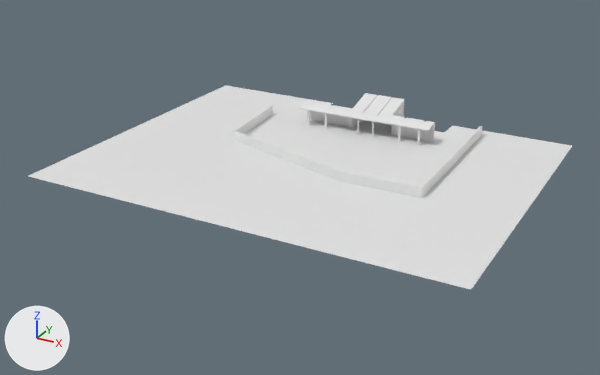
One commit to the FBX model Assets/Paperticket/Models/WE01_Kinship/WE01_Kinship_Outdoors_Scenery.fbx: the scene before it, then after it.
Before and after are seen from a camera (50 mm lens) standing at (0.332, -0.757, 0.284) and looking at (-0.011, -0.133, -0.028). Arrows for +X, +Y and +Z are at lower left; the lights stay in place. Materials are left out; every surface is plain grey. Where no turn or scale is listed for an object, it has been applied to the vertices.

Objects in the first picture: 'BuildingEXT', 'Fence1', 'Ground'.
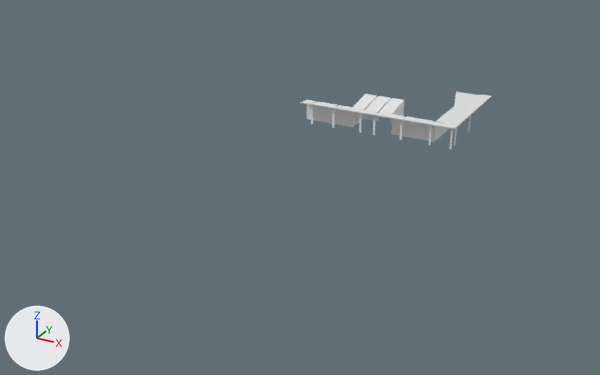
Edits to the scene script, one JSON object a line:
```json
{"block": "me_mesh_001", "where": "# used by ob_buildingext; location = (0.0, 0.0, 0.01)"}
{"op": "remove", "block": "me_mesh_001", "code": "me_mesh_001.from_pydata(...)  # 1109 vertices, 1045 faces; spans x -0.06..0.08, y -0.0463..0.0008, z -0.01..0.0179"}
{"op": "add", "block": "me_mesh_001", "code": "me_mesh_001.from_pydata(...)  # 1497 vertices, 1394 faces; spans x -0.0601..0.1049, y -0.0446..0.0709, z -0.0101..0.0172"}
{"block": "me_mesh_001", "change": "me_mesh_001 part 1: 168 vertices moved from x -0.06..0.08, y -0.0463..0.0004, z -0.01..0.0179 to x -0.06..0.0807, y -0.0437..0.0004, z -0.01..0.0172; 209 vertices removed from x -0.06..0.08, y -0.0463..0.0002, z -0.01..0.0179; 597 vertices added at x -0.0601..0.1049, y -0.0446..0.0709, z -0.0101..0.0172"}
{"op": "remove", "block": "ob_fence1", "code": ["ob_fence1 = bpy.data.objects.new('Fence1', me_mesh)", "ob_fence1.location = (-0.0037, -0.1569, 0.0046)"]}
{"op": "remove", "block": "ob_ground", "code": ["ob_ground = bpy.data.objects.new('Ground', me_mesh_002)", "ob_ground.location = (0.0, -0.1504, 0.0)"]}
```

Changed parts and their boxes (x1, y1, x2, y2) in the pictures (600 x 375 px):
```json
{"object": "Ground", "change": "deleted", "before": [29, 85, 572, 290]}
{"object": "BuildingEXT", "change": "reshaped", "before": [299, 93, 435, 145], "after": [300, 92, 492, 149], "on screen": "41% wider, 9% taller"}
{"object": "Fence1", "change": "deleted", "before": [234, 105, 482, 198]}
```
